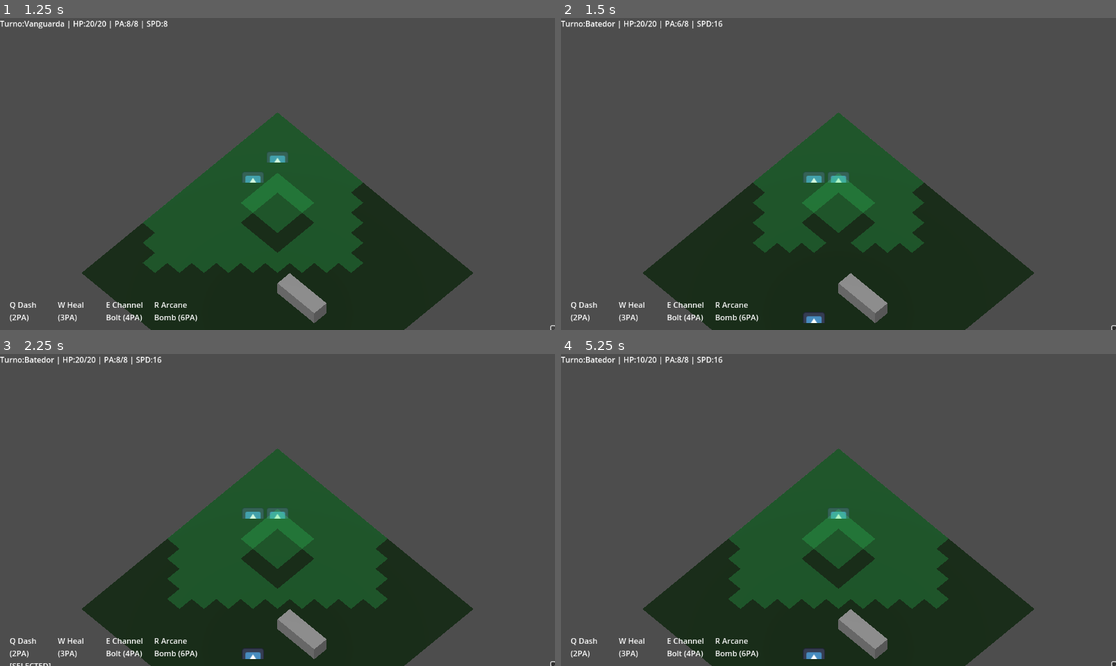
Above: before the commit, frames 1-4 (two rows, left to right).
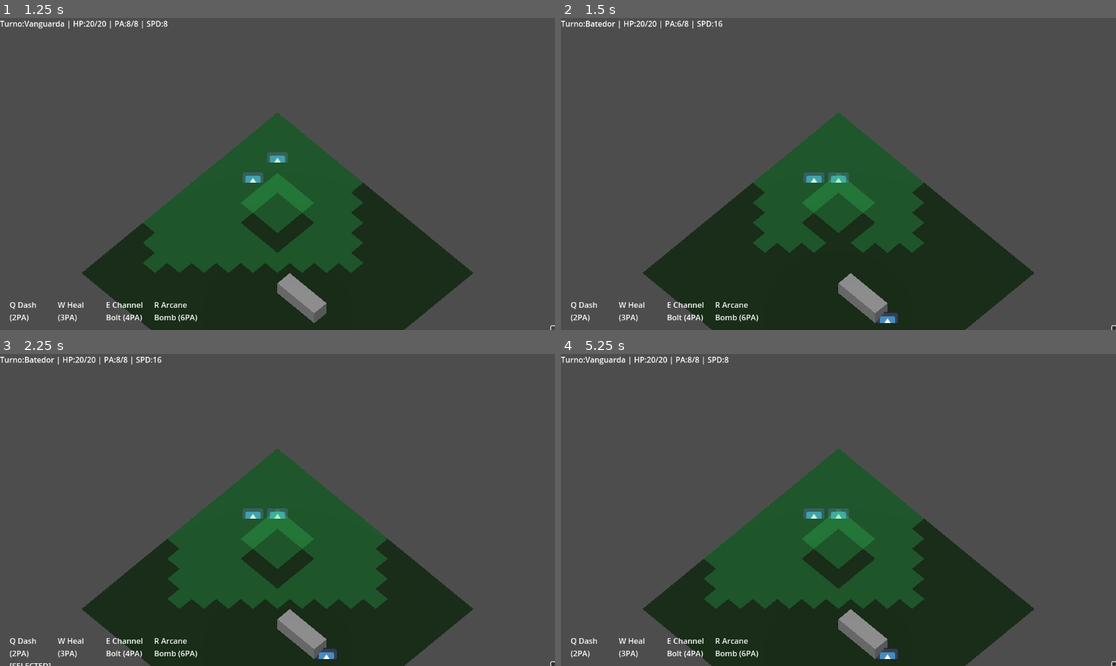
Above: after the commit, the same moments.

Repository: andrecc2507/JOGO
Game: Godot game, scene res://scene/main.tscn
Two runs of this game, one before a commit and one after it. Both use one fixed random seed, a clock stepped at 60 frames per second and the inputs below. The engine's default icon, where the game draws it, is replaced by a stand-in: a white triangle on a blue panel in a dark square.
Inputs (mouse positions are in pixels of both pictures, inside the frame that each line leads up to):
- Up to frame 1 (1.25 s): click (554, 326) at 0.5 s
- Up to frame 2 (1.5 s): tap Enter at 1.25 s; move the mouse to (960, 158) at 1.27 s; hold W from 1.28 s (still down); hold Alt from 1.28 s (still down); click (960, 158) at 1.42 s
- Up to frame 3 (2.25 s): tap Space at 2 s; move the mouse to (166, 525) at 2.02 s; release W at 2.03 s; release Alt at 2.03 s; tap Q at 2.1 s
- Up to frame 4 (5.25 s): tap Enter at 2.75, 4.25 s; move the mouse to (894, 441) at 2.77 s; hold W 2.78-4.28 s; tap E at 2.85 s; tap Space at 3.5, 5 s; move the mouse to (810, 572) at 3.52 s; tap R at 3.6 s; click (810, 572) at 3.67 s; move the mouse to (1005, 556) at 4.27 s; tap 0 at 4.35 s; move the mouse to (672, 463) at 5.02 s; tap Alt at 5.1 s

Frame 1 is identical in both runs. In frame 2, 0.3% of the frame differs, in the area x 43-61%, y 94-98%; in frame 3, 0.3%; in frame 4, 2.7%, in the area x 4-70%, y 0-98%.

Commit message:
Add score-based tactical AI

Diff:
--- /dev/null
+++ b/scripts/tactical/ai.gd
@@ -0,0 +1,471 @@
+# res://scripts/tactical/ai.gd
+extends RefCounted
+class_name TacticalAI
+
+const Abilities := preload("res://scripts/tactical/abilities.gd")
+const LOS := preload("res://scripts/tactical/los.gd")
+const Pathfinding := preload("res://scripts/tactical/pathfinding.gd")
+
+const DECISIONS_PER_TURN := 3
+const LOW_HP_RATIO := 0.4
+const MIN_ATTACK_SCORE := 25.0
+
+
+func take_turn(controller: TacticalController, enemy: Unit) -> void:
+	if enemy == null or enemy.dead:
+		return
+	if enemy.casting:
+		controller._resolve_cast_if_ready(enemy)
+		return
+
+	var decisions = 0
+	while enemy.pa > 0 and decisions < DECISIONS_PER_TURN:
+		var choice = _choose_action(controller, enemy)
+		if choice.is_empty():
+			enemy.pa = 0
+			return
+
+		var acted = false
+		match choice.type:
+			"SHOOT":
+				acted = _do_shoot(controller, enemy, choice)
+			"ABILITY":
+				acted = _do_ability(controller, enemy, choice)
+			"MOVE":
+				acted = _do_move(controller, enemy, choice)
+			"OVERWATCH":
+				acted = _do_overwatch(controller, enemy, choice)
+
+		if not acted:
+			enemy.pa = 0
+			return
+		decisions += 1
+	if enemy.pa > 0:
+		enemy.pa = 0
+
+
+func _choose_action(controller: TacticalController, enemy: Unit) -> Dictionary:
+	var shoot_choice = _best_shot(controller, enemy)
+	var ability_choice = _best_ability(controller, enemy)
+	var move_choice = _best_move(controller, enemy)
+	var overwatch_choice = _best_overwatch(controller, enemy)
+
+	var best = _pick_best([shoot_choice, ability_choice, move_choice, overwatch_choice])
+	if best.is_empty():
+		return {}
+
+	if best.type in ["SHOOT", "ABILITY"]:
+		if best.score < MIN_ATTACK_SCORE:
+			return overwatch_choice if not overwatch_choice.is_empty() else move_choice
+
+	return best
+
+
+func _pick_best(choices: Array) -> Dictionary:
+	var best_score = -INF
+	var best: Dictionary = {}
+	for c in choices:
+		if c.is_empty():
+			continue
+		if c.score > best_score:
+			best_score = c.score
+			best = c
+	return best
+
+
+func _do_shoot(controller: TacticalController, enemy: Unit, choice: Dictionary) -> bool:
+	var target: Unit = choice.target
+	if target == null:
+		return false
+	if not enemy.spend_pa(controller.SHOOT_COST):
+		return false
+	controller._try_attack(enemy, target, false)
+	print("AI: chose SHOOT %s score=%.1f" % [target.unit_name, float(choice.score)])
+	return true
+
+
+func _do_ability(controller: TacticalController, enemy: Unit, choice: Dictionary) -> bool:
+	var ability: Dictionary = choice.ability
+	if ability.is_empty():
+		return false
+	var cost := int(ability.get("cost_pa", 0))
+	if enemy.pa < cost:
+		return false
+
+	var target_mode := int(ability.get("target_mode", Abilities.TargetMode.CELL))
+	var target_cell: Vector2i = choice.get("cell", enemy.cell)
+	var target_unit: Unit = choice.get("target", null)
+	if target_mode == Abilities.TargetMode.CELL:
+		controller._cast_ability_on_cell(enemy, ability, target_cell)
+	elif target_mode == Abilities.TargetMode.UNIT:
+		if target_unit == null:
+			return false
+		controller._cast_ability_on_unit(enemy, ability, target_unit)
+	elif target_mode == Abilities.TargetMode.SELF:
+		controller._cast_ability_on_unit(enemy, ability, enemy)
+
+	enemy.pa -= cost
+	var cd := int(ability.get("cooldown", 0))
+	if cd > 0:
+		enemy.set_cd(String(ability.get("name", "")), cd)
+
+	var name := String(ability.get("name", ""))
+	if target_mode == Abilities.TargetMode.CELL:
+		print("AI: chose ABILITY %s at %s score=%.1f" % [name, target_cell, float(choice.score)])
+	else:
+		var tgt_name = target_unit.unit_name if target_unit != null else "self"
+		print("AI: chose ABILITY %s on %s score=%.1f" % [name, tgt_name, float(choice.score)])
+	return true
+
+
+func _do_move(controller: TacticalController, enemy: Unit, choice: Dictionary) -> bool:
+	var cell: Vector2i = choice.cell
+	if cell == enemy.cell:
+		return false
+	controller._try_move_with_overwatch_triggers(enemy, cell)
+	print("AI: chose MOVE to %s score=%.1f" % [cell, float(choice.score)])
+	return true
+
+
+func _do_overwatch(controller: TacticalController, enemy: Unit, choice: Dictionary) -> bool:
+	if not enemy.spend_pa(controller.SHOOT_COST):
+		return false
+	enemy.overwatch = true
+	enemy.pa = 0
+	print("AI: chose OVERWATCH score=%.1f" % [float(choice.score)])
+	return true
+
+
+func _best_shot(controller: TacticalController, enemy: Unit) -> Dictionary:
+	if enemy.pa < controller.SHOOT_COST:
+		return {}
+	var best_score = -INF
+	var best_target: Unit = null
+	for p in controller.player_units:
+		if p == null or p.dead:
+			continue
+		var prev = controller._compute_shot_preview(enemy, p)
+		if prev == null or not prev.has_los or prev.dist > prev.max_range:
+			continue
+		var hit = float(prev.hit)
+		var est_dmg = _estimate_weapon_damage(controller, enemy, p)
+		var kill_bonus = 30.0 if est_dmg >= p.hp else 0.0
+		var low_hp_bonus = (1.0 - float(p.hp) / float(p.max_hp)) * 20.0
+		var role_bonus = _role_bonus(p)
+		var cover = LOS.cover_vs_attacker(controller.grid, enemy.cell, p.cell)
+		var no_cover_penalty = 10.0 if cover.type == "NONE" else 0.0
+		var score = hit * 0.6 + kill_bonus + low_hp_bonus + role_bonus - no_cover_penalty
+		if score > best_score:
+			best_score = score
+			best_target = p
+	if best_target == null:
+		return {}
+	return {"type": "SHOOT", "score": best_score, "target": best_target}
+
+
+func _best_ability(controller: TacticalController, enemy: Unit) -> Dictionary:
+	var best_score = -INF
+	var best: Dictionary = {}
+	for a in enemy.abilities:
+		var name := String(a.get("name", ""))
+		var cost := int(a.get("cost_pa", 0))
+		if enemy.pa < cost:
+			continue
+		if enemy.cd_left(name) > 0:
+			continue
+
+		var target_mode := int(a.get("target_mode", Abilities.TargetMode.CELL))
+		var tags: Array = a.get("tags", [])
+		var range := int(a.get("range", 0))
+
+		if target_mode == Abilities.TargetMode.SELF:
+			var self_score = _score_self_ability(enemy, a)
+			if self_score > best_score:
+				best_score = self_score
+				best = {"type": "ABILITY", "score": self_score, "ability": a}
+			continue
+
+		if tags.has("MOVEMENT"):
+			var move_score = _score_movement_ability(controller, enemy, a)
+			if not move_score.is_empty() and move_score.score > best_score:
+				best_score = move_score.score
+				best = move_score
+			continue
+
+		if tags.has("HEAL"):
+			var heal_score = _score_heal_ability(controller, enemy, a)
+			if not heal_score.is_empty() and heal_score.score > best_score:
+				best_score = heal_score.score
+				best = heal_score
+			continue
+
+		if target_mode == Abilities.TargetMode.UNIT:
+			for p in controller.player_units:
+				if p == null or p.dead:
+					continue
+				if range > 0 and _manhattan(enemy.cell, p.cell) > range:
+					continue
+				var score = _score_damage_ability(controller, enemy, a, p)
+				if score > best_score:
+					best_score = score
+					best = {"type": "ABILITY", "score": score, "ability": a, "target": p}
+			continue
+
+		if target_mode == Abilities.TargetMode.CELL:
+			var cell_choice = _score_cell_ability(controller, enemy, a)
+			if not cell_choice.is_empty() and cell_choice.score > best_score:
+				best_score = cell_choice.score
+				best = cell_choice
+
+	return best
+
+
+func _best_move(controller: TacticalController, enemy: Unit) -> Dictionary:
+	var target = _best_shot(controller, enemy).get("target", null)
+	if target == null:
+		target = _nearest_player(controller, enemy.cell)
+	if target == null:
+		return {}
+
+	var reachable = Pathfinding.reachable_with_pa(controller.grid, enemy.cell, enemy.pa)
+	var best_score = -INF
+	var best_cell: Vector2i = enemy.cell
+	for cell in reachable.keys():
+		if cell != enemy.cell and _cell_occupied(controller, cell):
+			continue
+		var score = _score_tile(controller, enemy, target, cell)
+		if score > best_score:
+			best_score = score
+			best_cell = cell
+
+	if best_cell == enemy.cell:
+		return {}
+	return {"type": "MOVE", "score": best_score, "cell": best_cell}
+
+
+func _best_overwatch(controller: TacticalController, enemy: Unit) -> Dictionary:
+	if enemy.pa < controller.SHOOT_COST:
+		return {}
+	var target = _nearest_player(controller, enemy.cell)
+	if target == null:
+		return {}
+
+	var cover = LOS.cover_vs_attacker(controller.grid, enemy.cell, target.cell)
+	var cover_score = 0.0
+	if cover.type == "FULL":
+		cover_score = 30.0
+	elif cover.type == "HALF":
+		cover_score = 15.0
+
+	var prev = controller._compute_shot_preview(enemy, target)
+	var los_score = 10.0 if prev != null and prev.has_los and prev.dist <= prev.max_range else 0.0
+	var score = cover_score + los_score
+	if score <= 0.0:
+		return {}
+	return {"type": "OVERWATCH", "score": score}
+
+
+func _score_damage_ability(controller: TacticalController, enemy: Unit, ability: Dictionary, target: Unit) -> float:
+	var dmg := int(ability.get("dmg", 0))
+	if dmg <= 0:
+		return 0.0
+	var dmg_type := int(ability.get("dmg_type", 0))
+	var armor = int(target.get_armor_value() + target.get_def_bonus() * 0.25)
+	var eff = controller._apply_damage_with_type(dmg, armor, dmg_type)
+	var finish = 25.0 if eff >= target.hp else 0.0
+	var low_hp_bonus = (1.0 - float(target.hp) / float(target.max_hp)) * 15.0
+	var cc_bonus = _cc_bonus(ability)
+	return float(eff) + finish + low_hp_bonus + cc_bonus
+
+
+func _score_cell_ability(controller: TacticalController, enemy: Unit, ability: Dictionary) -> Dictionary:
+	var radius := int(ability.get("aoe_radius", 0))
+	var range := int(ability.get("range", 0))
+	var dmg := int(ability.get("dmg", 0))
+	if radius <= 0 or dmg <= 0:
+		return {}
+	var best_score = -INF
+	var best_cell: Vector2i = enemy.cell
+	for p in controller.player_units:
+		if p == null or p.dead:
+			continue
+		if range > 0 and _manhattan(enemy.cell, p.cell) > range:
+			continue
+		var score = _score_aoe_at(controller, ability, p.cell)
+		if score > best_score:
+			best_score = score
+			best_cell = p.cell
+	if best_score <= 0:
+		return {}
+	return {"type": "ABILITY", "score": best_score, "ability": ability, "cell": best_cell}
+
+
+func _score_aoe_at(controller: TacticalController, ability: Dictionary, center: Vector2i) -> float:
+	var radius := int(ability.get("aoe_radius", 0))
+	var dmg := int(ability.get("dmg", 0))
+	var dmg_type := int(ability.get("dmg_type", 0))
+	var total = 0.0
+	var targets = 0
+	for p in controller.player_units:
+		if p == null or p.dead:
+			continue
+		var d = _manhattan(center, p.cell)
+		if d > radius:
+			continue
+		var falloff = max(0.35, 1.0 - float(d) * 0.25)
+		var raw = int(round(float(dmg) * falloff))
+		var armor = int(p.get_armor_value() + p.get_def_bonus() * 0.25)
+		var eff = controller._apply_damage_with_type(raw, armor, dmg_type)
+		total += float(eff)
+		targets += 1
+	if targets == 0:
+		return 0.0
+	var multi_bonus = float(targets - 1) * 15.0
+	return total + multi_bonus + _cc_bonus(ability)
+
+
+func _score_self_ability(enemy: Unit, ability: Dictionary) -> float:
+	var tags: Array = ability.get("tags", [])
+	if tags.has("HEAL"):
+		var heal = int(ability.get("heal", 0))
+		return float((enemy.max_hp - enemy.hp)) * 1.5 + float(heal)
+	return 0.0
+
+
+func _score_heal_ability(controller: TacticalController, enemy: Unit, ability: Dictionary) -> Dictionary:
+	var range := int(ability.get("range", 0))
+	var heal := int(ability.get("heal", 0))
+	if heal <= 0:
+		return {}
+	var best_score = -INF
+	var best_target: Unit = null
+	for ally in controller.enemy_units:
+		if ally == null or ally.dead:
+			continue
+		if range > 0 and _manhattan(enemy.cell, ally.cell) > range:
+			continue
+		var missing = max(0, ally.max_hp - ally.hp)
+		if missing <= 0:
+			continue
+		var score = float(missing) * 1.5 + float(heal)
+		if score > best_score:
+			best_score = score
+			best_target = ally
+	if best_target == null:
+		return {}
+	return {"type": "ABILITY", "score": best_score, "ability": ability, "target": best_target}
+
+
+func _score_movement_ability(controller: TacticalController, enemy: Unit, ability: Dictionary) -> Dictionary:
+	var range := int(ability.get("range", 0))
+	if range <= 0:
+		return {}
+	var target = _nearest_player(controller, enemy.cell)
+	if target == null:
+		return {}
+	var best_score = -INF
+	var best_cell: Vector2i = enemy.cell
+	for dx in range(-range, range + 1):
+		for dy in range(-range, range + 1):
+			if abs(dx) + abs(dy) > range:
+				continue
+			var cell = enemy.cell + Vector2i(dx, dy)
+			if not controller.grid.in_bounds(cell.x, cell.y):
+				continue
+			if not controller.grid.is_walkable(cell.x, cell.y):
+				continue
+			if _cell_occupied(controller, cell):
+				continue
+			var score = _score_tile(controller, enemy, target, cell) + 5.0
+			if score > best_score:
+				best_score = score
+				best_cell = cell
+	if best_cell == enemy.cell:
+		return {}
+	return {"type": "ABILITY", "score": best_score, "ability": ability, "cell": best_cell}
+
+
+func _score_tile(controller: TacticalController, enemy: Unit, target: Unit, cell: Vector2i) -> float:
+	var score = 0.0
+	var cover = LOS.cover_vs_attacker(controller.grid, cell, target.cell)
+	if cover.type == "FULL":
+		score += 40.0
+	elif cover.type == "HALF":
+		score += 15.0
+
+	var pts = LOS.line(cell, target.cell)
+	var blocker = controller._first_blocker_cell(pts)
+	var has_los = (blocker == null)
+
+	var low_hp = float(enemy.hp) / float(enemy.max_hp) <= LOW_HP_RATIO
+	if low_hp:
+		score += 10.0 if not has_los else -10.0
+	else:
+		score += 10.0 if has_los else -5.0
+
+	var high = controller.grid.get_height(cell.x, cell.y) - controller.grid.get_height(target.cell.x, target.cell.y)
+	if high > 0:
+		score += float(high) * 5.0
+
+	var dist = _manhattan(cell, target.cell)
+	if low_hp and dist <= 1:
+		score -= 20.0
+
+	return score
+
+
+func _estimate_weapon_damage(controller: TacticalController, attacker: Unit, defender: Unit) -> int:
+	var raw = max(1, attacker.get_weapon_dmg() + 5 + int(attacker.dex * 0.5))
+	var armor = int(defender.get_armor_value() + defender.get_def_bonus() * 0.25)
+	return controller._apply_damage_with_type(raw, armor, controller.Damage.DmgType.PIERCING)
+
+
+func _role_bonus(unit: Unit) -> float:
+	if _has_role(unit, "healer"):
+		return 20.0
+	if _has_role(unit, "caster"):
+		return 15.0
+	return 0.0
+
+
+func _has_role(unit: Unit, role_name: String) -> bool:
+	if unit == null:
+		return false
+	if String(unit.role).to_lower() == role_name:
+		return true
+	return unit.tags.has(role_name)
+
+
+func _cc_bonus(ability: Dictionary) -> float:
+	var tags: Array = ability.get("tags", [])
+	for cc in ["CC", "STUN", "ROOT", "SLOW", "SILENCE"]:
+		if tags.has(cc):
+			return 20.0
+	return 0.0
+
+
+func _nearest_player(controller: TacticalController, cell: Vector2i) -> Unit:
+	var best: Unit = null
+	var best_d = INF
+	for p in controller.player_units:
+		if p == null or p.dead:
+			continue
+		var d = _manhattan(cell, p.cell)
+		if d < best_d:
+			best_d = d
+			best = p
+	return best
+
+
+func _cell_occupied(controller: TacticalController, cell: Vector2i) -> bool:
+	for u in controller.player_units:
+		if u != null and not u.dead and u.cell == cell:
+			return true
+	for e in controller.enemy_units:
+		if e != null and not e.dead and e.cell == cell:
+			return true
+	return false
+
+
+func _manhattan(a: Vector2i, b: Vector2i) -> int:
+	return abs(a.x - b.x) + abs(a.y - b.y)
--- a/scripts/tactical/tactical_controller.gd
+++ b/scripts/tactical/tactical_controller.gd
@@ -4,6 +4,7 @@
 
 const Damage := preload("res://scripts/tactical/damage.gd")
 const Abilities := preload("res://scripts/tactical/abilities.gd")
+const TacticalAI := preload("res://scripts/tactical/ai.gd")
 
 enum ActionMode { MOVE, SHOOT, ABILITY }
 var action_mode: int = ActionMode.MOVE
@@ -65,6 +66,7 @@
 
 # Enemy AI gate
 var _enemy_acted_for_turn: bool = false
+var _tactical_ai: TacticalAI = TacticalAI.new()
 
 # Hotbar
 var _hotbar_root: Control
@@ -190,8 +192,7 @@
 		_clear_aoe_preview()
 		if not _enemy_acted_for_turn:
 			_enemy_acted_for_turn = true
-			_enemy_take_turn(act)
-			act.pa = 0
+			_tactical_ai.take_turn(self, act)
 		return
 
 	# Resolve cast if any (1-turn cast resolves on next activation)
--- a/scripts/tactical/unit.gd
+++ b/scripts/tactical/unit.gd
@@ -3,6 +3,8 @@
 
 @export var unit_name: String = "Unit"
 @export var team: int = 0
+@export var role: String = ""
+@export var tags: Array[String] = []
 
 @export var dex: int = 10
 @export var agi: int = 10
